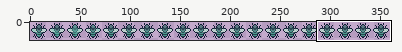
Edited in one commit: sprite sheet (sprites/bee/bee_shiny.png). Above: a wide view before the commit, with the close-up outlined.
Close-up. Before the commit:
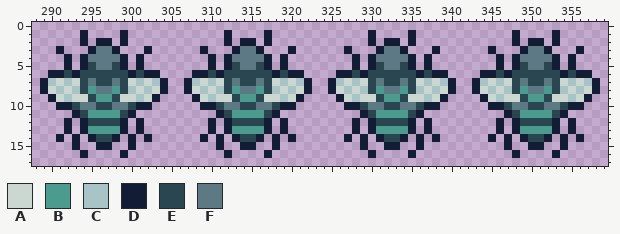
The file is 360x18 pixels. Shown: x 288..359, y 0..17. The commit also changed other parts of the picture, which this record leaves out.
Palette (. is transparent): A #cbd8d2  B #4b9b8e  C #a9c4c7  D #121d35  E #2a4751  F #5d7983
After the commit:
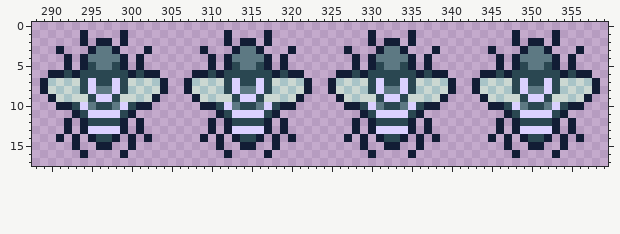
From old to new:
colour B: #4b9b8e -> #dbd1ff
Changed rows in their new state; - is a pixel that keeps its letter.
first column x 294:
 7 -B--B--------------B--B--------------B--B--------------B--B-
10 B----B------------B----B------------B----B------------B----B
Pixel boxes of the changes (left, top, right, bottom) in both close-ups:
changed: (80, 78, 128, 134)
changed: (224, 78, 272, 134)
changed: (368, 78, 416, 134)
changed: (512, 78, 560, 134)
